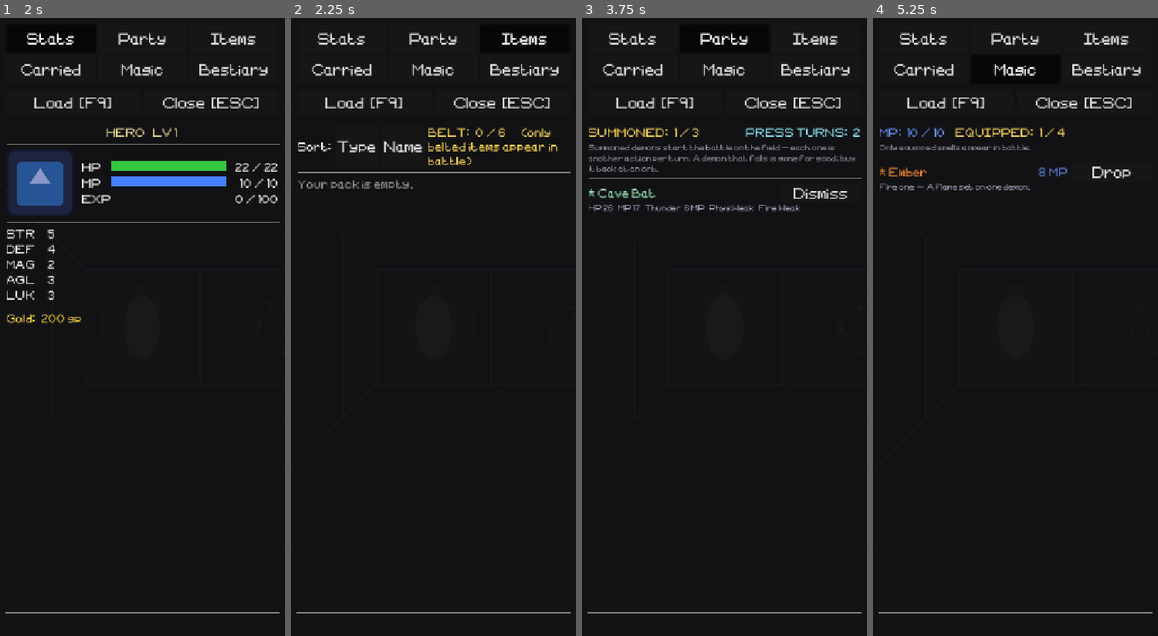
Above: before the commit, frames 1-4 (left to right).
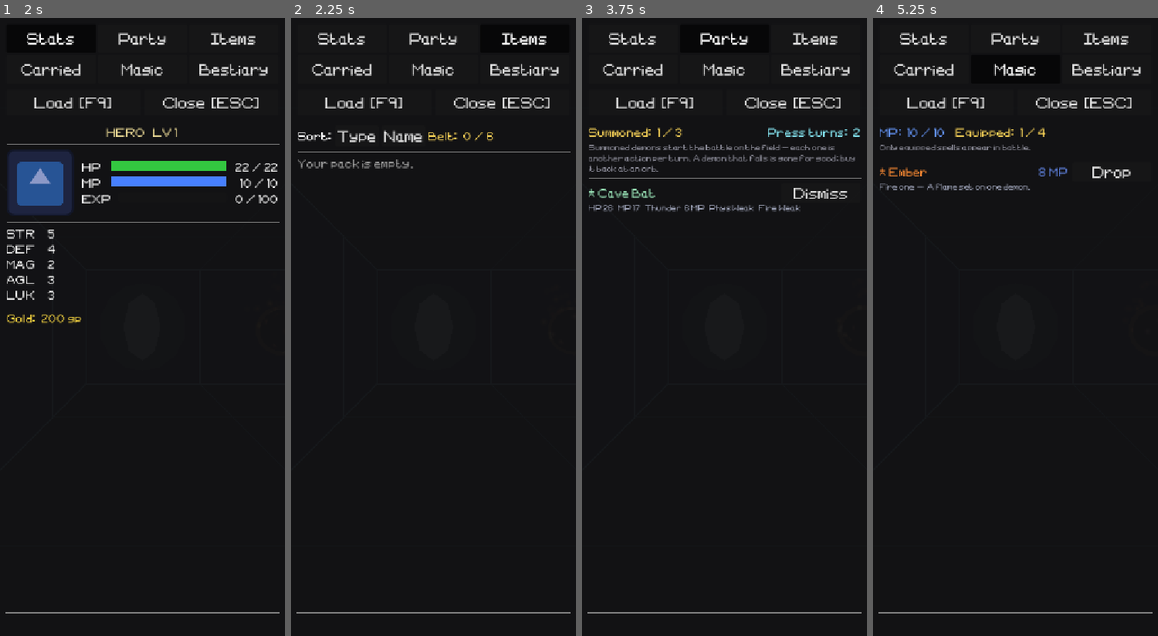
Above: after the commit, the same moments.

Repository: tausiftt5238/four-dragons-deep
Game: Godot game, scene res://scenes/title.tscn
The game is run twice, just before and just after one commit, with the same random seed, the same clock (stepped at 60 frames per second) and the same inputs.
Inputs:
- Up to frame 1 (2 s): click "NEW GAME" at 0.5 s; click "MENU" at 1.25 s
- Up to frame 2 (2.25 s): click "Items" at 2 s
- Up to frame 3 (3.75 s): click "Stats" at 2.75 s; click "Party" at 3.5 s
- Up to frame 4 (5.25 s): click "Carried" at 4.25 s; click "Magic" at 5 s

Frame 1 is identical in both runs. In frame 2, 2.3% of the frame differs, in the area x 2-99%, y 17-28%; in frame 3, 0.6%; in frame 4, 0.3%.

Commit message:
hold the battle strip's contents still, not just its outline
Pinning the panel was not enough — inside it, two things still moved.

The header grew from 24 to 39 the moment the Back button appeared, because a
Button that comes and goes takes its layout with it, and that pushed every
slot underneath down by fifteen pixels. The header has a fixed height now
whether Back is showing or not.

And the two bars sized themselves differently: the submenu row was
SHRINK_CENTER, so it sat at its minimum of 182 while the action bar filled
228. Both fill the body now.

Fixing that exposed the third cause. Giving the action buttons the slots'
88px minimum made things worse, not better — Main's hook multiplies a
Button's minimum height by 1.5, so 88 became 132 while the MarginContainer
slots stayed 88 and the bar grew to 270. The action buttons ask for no
height at all now and fill the body exactly as a slot does.

Measured across main actions, skills, items, talk and summon: panel y=868
h=302, bar y=929 h=233, first button 171x114, header 39. Identical in every
state, where before the bar moved 30px and its buttons changed height by 23.

Also finished the capitalisation pass: Items, Summon, Target, Victory!,
Enemy phase, Negotiate, Threaten, Bribe, Belt, Equipped, Summoned and the
press-turn readouts were all still shouting from hardcoded strings.

Co-Authored-By: Claude Opus 5 <noreply@anthropic.com>

Diff:
--- a/scripts/ui/combat_neg_bribe.gd
+++ b/scripts/ui/combat_neg_bribe.gd
@@ -11,7 +11,7 @@
 func start() -> void:
 	_s._hide_actions()
 	_s._set_back(_s._show_talk_submenu)
-	_s._right_title.text = "BRIBE"
+	_s._right_title.text = "Bribe"
 	_s._right_title.add_theme_color_override("font_color", Color(1.0, 0.75, 0.2))
 	_s._submenu_clear()
 
--- a/scripts/ui/combat_neg_reason.gd
+++ b/scripts/ui/combat_neg_reason.gd
@@ -18,7 +18,7 @@
 
 func _show_submenu() -> void:
 	_s._set_back(_s._show_talk_submenu)
-	_s._right_title.text = "NEGOTIATE  %d/4" % _talk_trust
+	_s._right_title.text = "Negotiate  %d/4" % _talk_trust
 	_s._right_title.add_theme_color_override("font_color", Color(0.50, 1.0, 0.70))
 	_s._submenu_clear()
 
--- a/scripts/ui/combat_neg_recruit.gd
+++ b/scripts/ui/combat_neg_recruit.gd
@@ -18,7 +18,7 @@
 
 func _show_submenu() -> void:
 	_s._set_back(_s._show_talk_submenu)
-	_s._right_title.text = "RECRUIT  %d/4" % _talk_trust
+	_s._right_title.text = "Recruit  %d/4" % _talk_trust
 	_s._right_title.add_theme_color_override("font_color", Color(0.40, 1.0, 0.60))
 	_s._submenu_clear()
 
--- a/scripts/ui/combat_neg_threaten.gd
+++ b/scripts/ui/combat_neg_threaten.gd
@@ -19,7 +19,7 @@
 func _show_submenu() -> void:
 	_s._set_back(_s._show_talk_submenu)
 	var threshold: int = 3 + _s.enemy.talk_difficulty
-	_s._right_title.text = "THREATEN  %d/%d" % [_talk_fear, threshold]
+	_s._right_title.text = "Threaten  %d/%d" % [_talk_fear, threshold]
 	_s._right_title.add_theme_color_override("font_color", Color(1.0, 0.40, 0.20))
 	_s._submenu_clear()
 
--- a/scripts/ui/combat_result_ui.gd
+++ b/scripts/ui/combat_result_ui.gd
@@ -43,7 +43,7 @@
 	m.add_child(vbox)
 
 	var title: Label = Label.new()
-	title.text = "VICTORY!"
+	title.text = "Victory!"
 	title.horizontal_alignment = HORIZONTAL_ALIGNMENT_CENTER
 	title.add_theme_color_override("font_color", Color(1.0, 0.88, 0.28))
 	vbox.add_child(title)
--- a/scripts/ui/combat_scene.gd
+++ b/scripts/ui/combat_scene.gd
@@ -71,8 +71,11 @@
 # measured 282 on the main actions, 261 in Skills and 224 in Items, so the
 # whole bottom of the screen jumped by nearly sixty pixels every time you
 # opened a submenu. Six slots are always drawn, empty ones included.
-const MENU_STRIP_H: int = 282
-const MENU_SLOT_H:  int = 88
+const MENU_STRIP_H:  int = 302
+const MENU_SLOT_H:   int = 88
+# The header is this tall whether or not Back is showing. A Button that comes
+# and goes takes 15px of layout with it, which moved every slot underneath.
+const MENU_HEADER_H: int = 39
 var _action_bar: GridContainer
 var _sub_bar:    GridContainer
 var _sub_slots:  Array[MarginContainer] = []
@@ -255,7 +258,7 @@
 func _show_item_submenu() -> void:
 	_hide_actions()
 	_set_back(_show_main_actions)
-	_right_title.text = "ITEMS"
+	_right_title.text = "Items"
 	_right_title.add_theme_color_override("font_color", Color(1.0, 0.85, 0.40))
 	_submenu_clear()
 
@@ -502,7 +505,7 @@
 	_hide_actions()
 	_back_target = Callable()
 	_right_back_btn.visible = false
-	_right_title.text = "IT IS BEGGING"
+	_right_title.text = "It is begging"
 	_right_title.add_theme_color_override("font_color", Color(1.0, 0.83, 0.47))
 	_submenu_clear()
 
@@ -770,7 +773,7 @@
 func _show_summon_submenu() -> void:
 	_hide_actions()
 	_set_back(_show_main_actions)
-	_right_title.text = "SUMMON"
+	_right_title.text = "Summon"
 	_right_title.add_theme_color_override("font_color", Color(0.40, 1.0, 0.55))
 	_submenu_clear()
 
@@ -953,7 +956,7 @@
 		return
 	_hide_actions()
 	_set_back(_show_main_actions)
-	_right_title.text = "TARGET"
+	_right_title.text = "Target"
 	_right_title.add_theme_color_override("font_color", Color(1.0, 0.55, 0.45))
 	_submenu_clear()
 	for foe: Enemy in living:
@@ -978,7 +981,7 @@
 			(r["portrait"] as TextureRect).modulate.a = 0.0
 			(r["name_lbl"] as Label).text = ""
 			((r["bar"] as ProgressBar).get_parent() as Control).visible = false
-			(r["hp_lbl"] as Label).text = "GONE"
+			(r["hp_lbl"] as Label).text = "Gone"
 			(r["stage_lbl"] as Label).text = ""
 			continue
 		var alive: bool = foe.is_alive()
@@ -1304,7 +1307,7 @@
 					Color(1.0, 0.92, 0.45) if _actor_is_player()
 					else Color(0.62, 1.0, 0.78))
 		else:
-			_actor_banner.text = "ENEMY PHASE"
+			_actor_banner.text = "Enemy phase"
 			_actor_banner.add_theme_color_override("font_color", Color(1.0, 0.45, 0.45))
 
 	_refresh_party_slots()
@@ -1353,8 +1356,8 @@
 func _refresh_icons() -> void:
 	if _press == null or _foe_press == null:
 		return
-	_icon_lbl.text = "YOU  %s" % (_press.icons_string() if _press.has_turns() else "\u2014")
-	_foe_icon_lbl.text = "FOE  %s" % (
+	_icon_lbl.text = "You  %s" % (_press.icons_string() if _press.has_turns() else "\u2014")
+	_foe_icon_lbl.text = "Foe  %s" % (
 			_foe_press.icons_string() if _foe_press.has_turns() else "\u2014")
 
 
@@ -1682,7 +1685,7 @@
 
 		var val_lbl: Label = slot["val_lbl"] as Label
 		if not alive:
-			val_lbl.text = "DOWN"
+			val_lbl.text = "Down"
 			val_lbl.add_theme_color_override("font_color", Color(0.55, 0.38, 0.38))
 		else:
 			val_lbl.add_theme_color_override("font_color", hp_tint(member.hp, member.max_hp))
@@ -1720,6 +1723,7 @@
 
 	var header: HBoxContainer = HBoxContainer.new()
 	header.add_theme_constant_override("separation", 10)
+	header.custom_minimum_size = Vector2(0, MENU_HEADER_H)
 	col.add_child(header)
 
 	_right_back_btn = Button.new()
@@ -1764,8 +1768,13 @@
 		# SUMMON would claim a wider column than TALK and the six slots would
 		# stop being six equal slots.
 		btn.clip_text             = true
-		btn.custom_minimum_size   = Vector2(0, 74)
+		# No minimum of its own: Main's hook multiplies a Button's minimum
+		# height by 1.5, so any figure set here comes out half again taller
+		# than the submenu's slots and the bar grows when you back out of a
+		# submenu. It fills the body instead, exactly as a slot does.
+		btn.custom_minimum_size   = Vector2(0, 0)
 		btn.size_flags_horizontal = Control.SIZE_EXPAND_FILL
+		btn.size_flags_vertical   = Control.SIZE_EXPAND_FILL
 		btn.pressed.connect(_on_action.bind(action))
 		_action_bar.add_child(btn)
 		_buttons[action] = btn
@@ -1793,7 +1802,7 @@
 	var row: GridContainer = GridContainer.new()
 	row.columns = MENU_SLOTS / 2
 	row.size_flags_horizontal = Control.SIZE_EXPAND_FILL
-	row.size_flags_vertical   = Control.SIZE_SHRINK_CENTER
+	row.size_flags_vertical   = Control.SIZE_EXPAND_FILL
 	row.add_theme_constant_override("h_separation", 6)
 	row.add_theme_constant_override("v_separation", 6)
 	return row
--- a/scripts/ui/menu_tab_equipment.gd
+++ b/scripts/ui/menu_tab_equipment.gd
@@ -75,7 +75,7 @@
 	m.add_child(inner)
 
 	var slot_lbl: Label = Label.new()
-	slot_lbl.text = "SLOT %d" % (idx + 1)
+	slot_lbl.text = "Slot %d" % (idx + 1)
 	slot_lbl.add_theme_color_override("font_color", Color(0.70, 0.65, 0.50))
 	inner.add_child(slot_lbl)
 
--- a/scripts/ui/menu_tab_items.gd
+++ b/scripts/ui/menu_tab_items.gd
@@ -30,7 +30,7 @@
 
 	var belt_lbl: Label = Label.new()
 	belt_lbl.autowrap_mode = TextServer.AUTOWRAP_WORD_SMART
-	belt_lbl.text = "BELT:  %d / %d      (only belted items appear in battle)" % [
+	belt_lbl.text = "Belt:  %d / %d" % [
 			_m.player.equipped_items.size(), PlayerCharacter.ITEM_SLOTS]
 	belt_lbl.size_flags_horizontal = Control.SIZE_EXPAND_FILL
 	belt_lbl.add_theme_color_override("font_color",
--- a/scripts/ui/menu_tab_magic.gd
+++ b/scripts/ui/menu_tab_magic.gd
@@ -24,7 +24,7 @@
 	header.add_child(mp_lbl)
 
 	var slots_lbl: Label = Label.new()
-	slots_lbl.text = "EQUIPPED:  %d / %d" % [p.equipped_spells.size(), PlayerCharacter.SPELL_SLOTS]
+	slots_lbl.text = "Equipped:  %d / %d" % [p.equipped_spells.size(), PlayerCharacter.SPELL_SLOTS]
 	slots_lbl.size_flags_horizontal = Control.SIZE_EXPAND_FILL
 	slots_lbl.add_theme_color_override("font_color",
 		Color(1.0, 0.85, 0.35) if p.has_free_slot() else Color(0.60, 0.62, 0.68))
--- a/scripts/ui/menu_tab_party.gd
+++ b/scripts/ui/menu_tab_party.gd
@@ -20,14 +20,14 @@
 	_m._content.add_child(header)
 
 	var slots_lbl: Label = Label.new()
-	slots_lbl.text = "SUMMONED:  %d / %d" % [p.active_demons.size(), PlayerCharacter.ACTIVE_SLOTS]
+	slots_lbl.text = "Summoned:  %d / %d" % [p.active_demons.size(), PlayerCharacter.ACTIVE_SLOTS]
 	slots_lbl.size_flags_horizontal = Control.SIZE_EXPAND_FILL
 	slots_lbl.add_theme_color_override("font_color",
 		Color(1.0, 0.85, 0.35) if p.has_free_demon_slot() else Color(0.60, 0.62, 0.68))
 	header.add_child(slots_lbl)
 
 	var icons_lbl: Label = Label.new()
-	icons_lbl.text = "PRESS TURNS:  %d" % (p.active_demons.size() + 1)
+	icons_lbl.text = "Press turns:  %d" % (p.active_demons.size() + 1)
 	icons_lbl.add_theme_color_override("font_color", Color(0.55, 0.95, 1.0))
 	header.add_child(icons_lbl)
 
